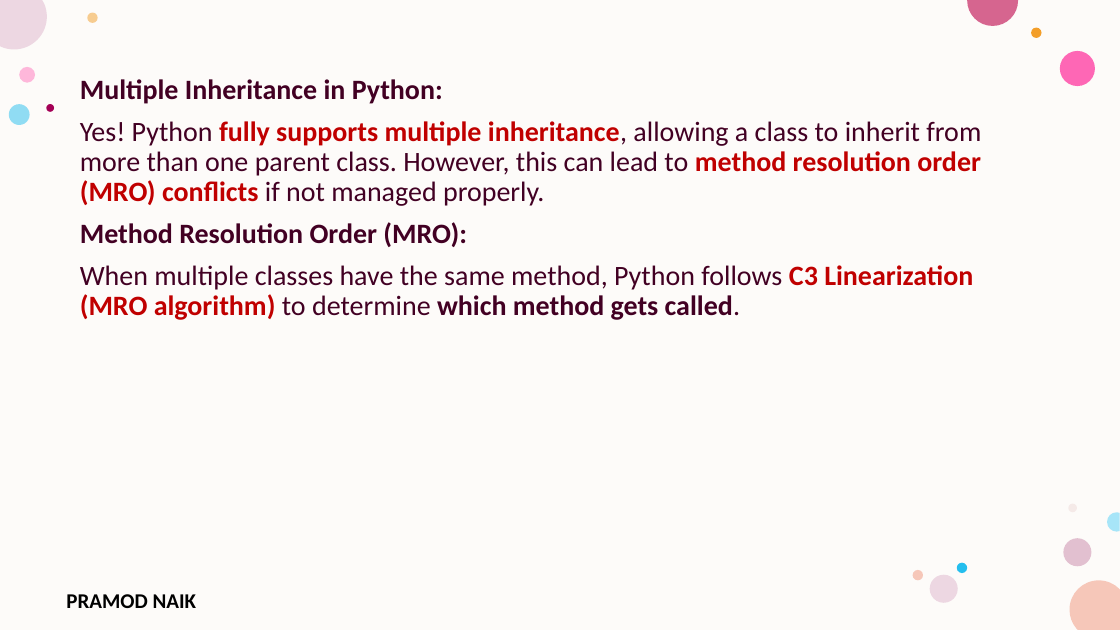
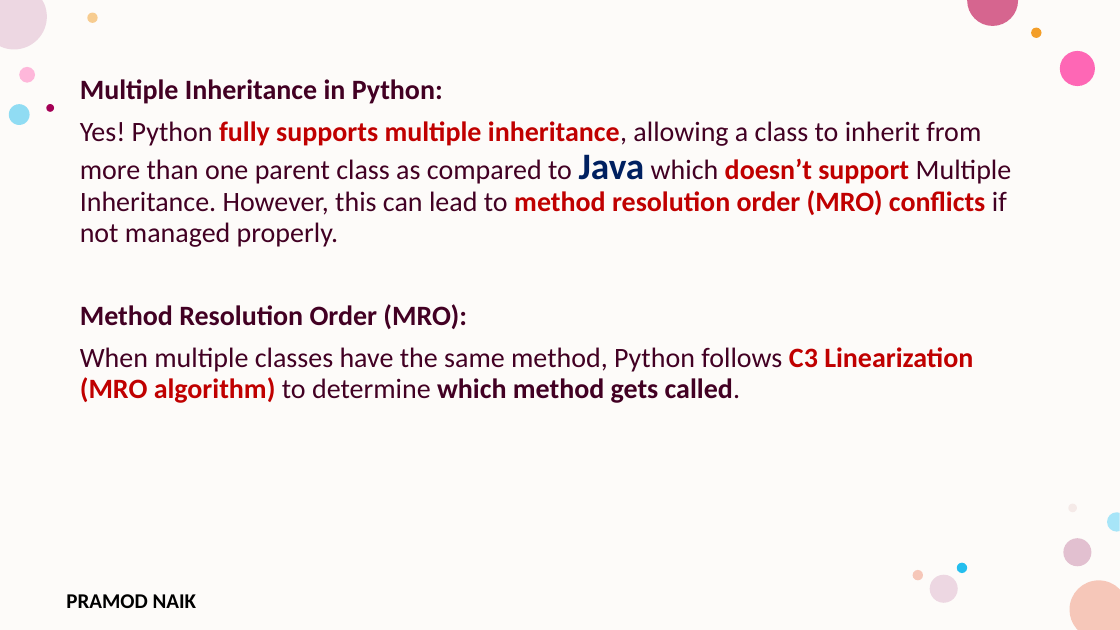
Before and after one commit to PRAMODNAIK-DEV/Backend-Dev-using-Python-FastAPI, a slide deck: slide 33 of Python Fundamentals/Collections and Classes.pptx (slide 32 before the commit). Drawn at 1120x630 pixels with LibreOffice and Linux fonts; fonts in the diff are those of the drawing; background and template pictures are left out. Boxes give left, top, right and bottom in pixels: in the first picture for what was removed or moved away, otherwise in the second. Text is boxed around its words. In the diff, an @@ line names an element or a change of style, - is before the commit and + after.

```diff
--- a/Python Fundamentals/Collections and Classes.pptx
+++ b/Python Fundamentals/Collections and Classes.pptx
@@ text at bbox=[80, 121, 1012, 247]: text changed @@
-Yes! Python fully supports multiple inheritance, allowing a class to inherit from more than one parent class. However, this can lead to method resolution order (MRO) conflicts if not managed properly.
+Yes! Python fully supports multiple inheritance, allowing a class to inherit from more than one parent class as compared to Java which doesn’t support Multiple Inheritance. However, this can lead to method resolution order (MRO) conflicts if not managed properly.
```
Also in this commit, not shown: 4 other slides changed, 7 slides added, 1 slide removed.
